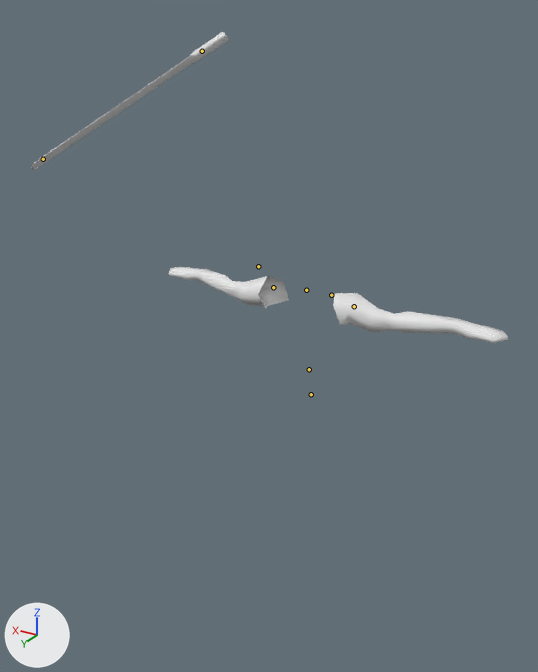
Two versions of the FBX model Assets/Player/Animations/slashA.fbx, one commit apart.
One viewpoint serves both versions: a 50 mm lens placed at (-1.6, 3.1, 2.77), pointed at (-0.09, 0.6, 1.51). Lighting does not change. The marker at lower left points along +X, +Y and +Z. The older version comes first. Both versions are drawn at frame 19 of the action 'slashA'; the numbers are the values there. The bones that change, and the others that lie on the model, are drawn over the model as lines.

In view in the first picture: 'G8F', 'Katana'.
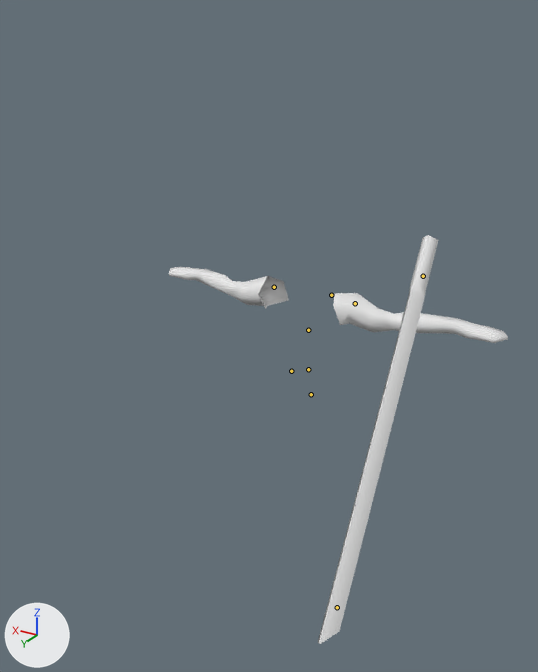
Pixel boxes [x1, y1, x2, y2] of what changed, in the pictures (538 x 672 px):
'Katana', posed (38% narrower, 193% taller)
    before: [32, 32, 229, 171]
    after: [317, 235, 439, 644]
bone 'stomach', root to tip
    before: (309, 369) to (309, 369)
    after: (308, 369) to (308, 369)
bone 'clavicle_r', root to tip
    before: (331, 295) to (331, 294)
    after: (331, 295) to (331, 295)
bone 'arm_r', root to tip
    before: (354, 306) to (354, 306)
    after: (355, 303) to (355, 303)
bone 'forearm_r', root to tip
    before: (306, 290) to (306, 289)
    after: (308, 330) to (308, 329)
bone 'hand_r', root to tip
    before: (258, 266) to (258, 265)
    after: (291, 371) to (291, 371)

Diff of the bpy script that builds the scene:
```diff
--- a/Assets/Player/Animations/slashA.fbx.py
+++ b/Assets/Player/Animations/slashA.fbx.py
@@ bone_pelvis @@
 bone_pelvis = bpy.data.objects['Armature'].pose.bones['pelvis']  # child of 'root'
-bone_pelvis.rotation_quaternion = (0.569, 0.456, -0.418, 0.542)  # degrees (16, -76, 75)
+bone_pelvis.rotation_quaternion = (0.569, 0.45, -0.419, 0.545)  # degrees (13, -76, 77)
@@ bone_stomach @@
 bone_stomach = bpy.data.objects['Armature'].pose.bones['stomach']  # child of 'pelvis'
-bone_stomach.rotation_quaternion = (0.993, 0.001, -0.121, -0.001)  # degrees (0, -14, 0)
+bone_stomach.rotation_quaternion = (0.992, 0.001, -0.128, 0.0)  # degrees (0, -15, 0)
@@ bone_clavicle_r @@
 bone_clavicle_r = bpy.data.objects['Armature'].pose.bones['clavicle_r']  # child of 'chest'
-bone_clavicle_r.rotation_quaternion = (0.244, -0.019, 0.969, -0.046)  # degrees (6, 152, 4)
+bone_clavicle_r.rotation_quaternion = (0.226, -0.005, 0.974, 0.014)  # degrees (-2, 154, 0)
@@ bone_arm_r @@
 bone_arm_r = bpy.data.objects['Armature'].pose.bones['arm_r']  # child of 'clavicle_r'
-bone_arm_r.rotation_quaternion = (-0.165, 0.177, 0.718, 0.653)  # degrees (-84, -152, -3)
+bone_arm_r.rotation_quaternion = (0.069, -0.487, 0.704, 0.513)  # degrees (-55, 143, 50)
@@ bone_forearm_r @@
 bone_forearm_r = bpy.data.objects['Armature'].pose.bones['forearm_r']  # child of 'arm_r'
-bone_forearm_r.rotation_quaternion = (0.943, -0.182, 0.277, 0.021)  # degrees (-23, 32, -4)
+bone_forearm_r.rotation_quaternion = (0.82, -0.33, 0.466, 0.035)  # degrees (-56, 52, -24)
@@ bone_hand_r @@
 bone_hand_r = bpy.data.objects['Armature'].pose.bones['hand_r']  # child of 'forearm_r'
-bone_hand_r.rotation_quaternion = (0.93, 0.314, 0.01, 0.192)  # degrees (36, -6, 21)
+bone_hand_r.rotation_quaternion = (0.927, 0.158, 0.283, -0.187)  # degrees (13, 36, -18)
```
